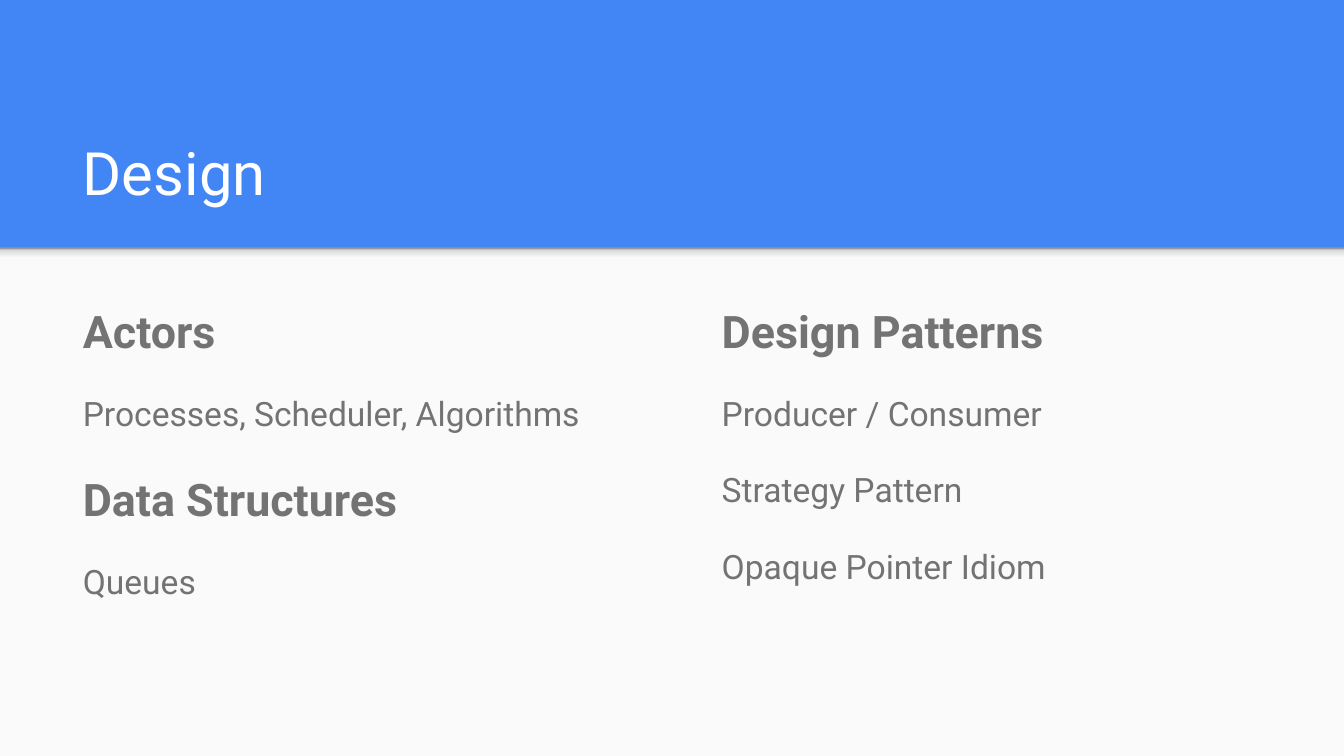
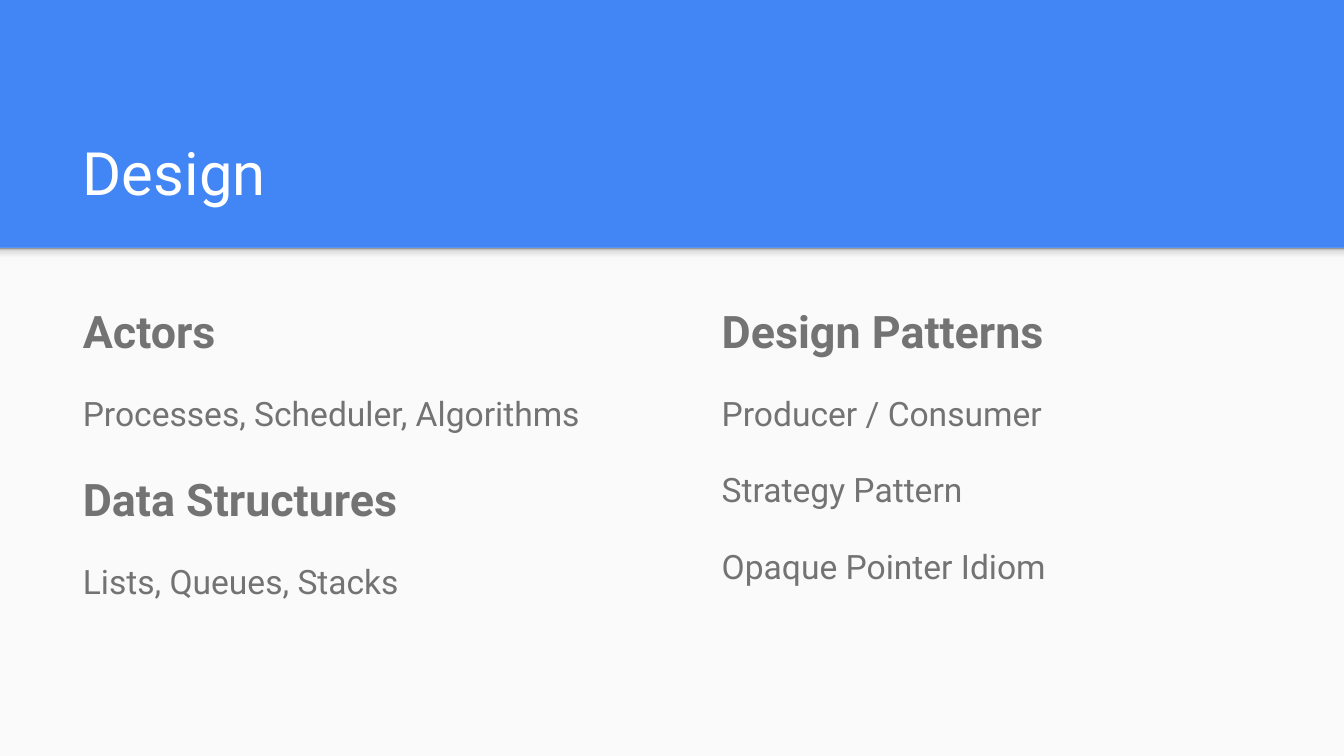
Before and after one commit to ryjen/scheduling-algos, a slide deck: slide 3 of scheduling/slides.pptx. Drawn at 1344x756 pixels with LibreOffice and Linux fonts; fonts in the diff are those of the drawing. Boxes give left, top, right and bottom in pixels: in the first picture for what was removed or moved away, otherwise in the second. Text is boxed around its words. In the diff, an @@ line names an element or a change of style, - is before the commit and + after.

```diff
--- a/scheduling/slides.pptx
+++ b/scheduling/slides.pptx
@@ text at <box>83,569,399,599</box>: text changed @@
-Queues
+Lists, Queues, Stacks
```
Also in this commit, not shown: 3 other slides changed.
